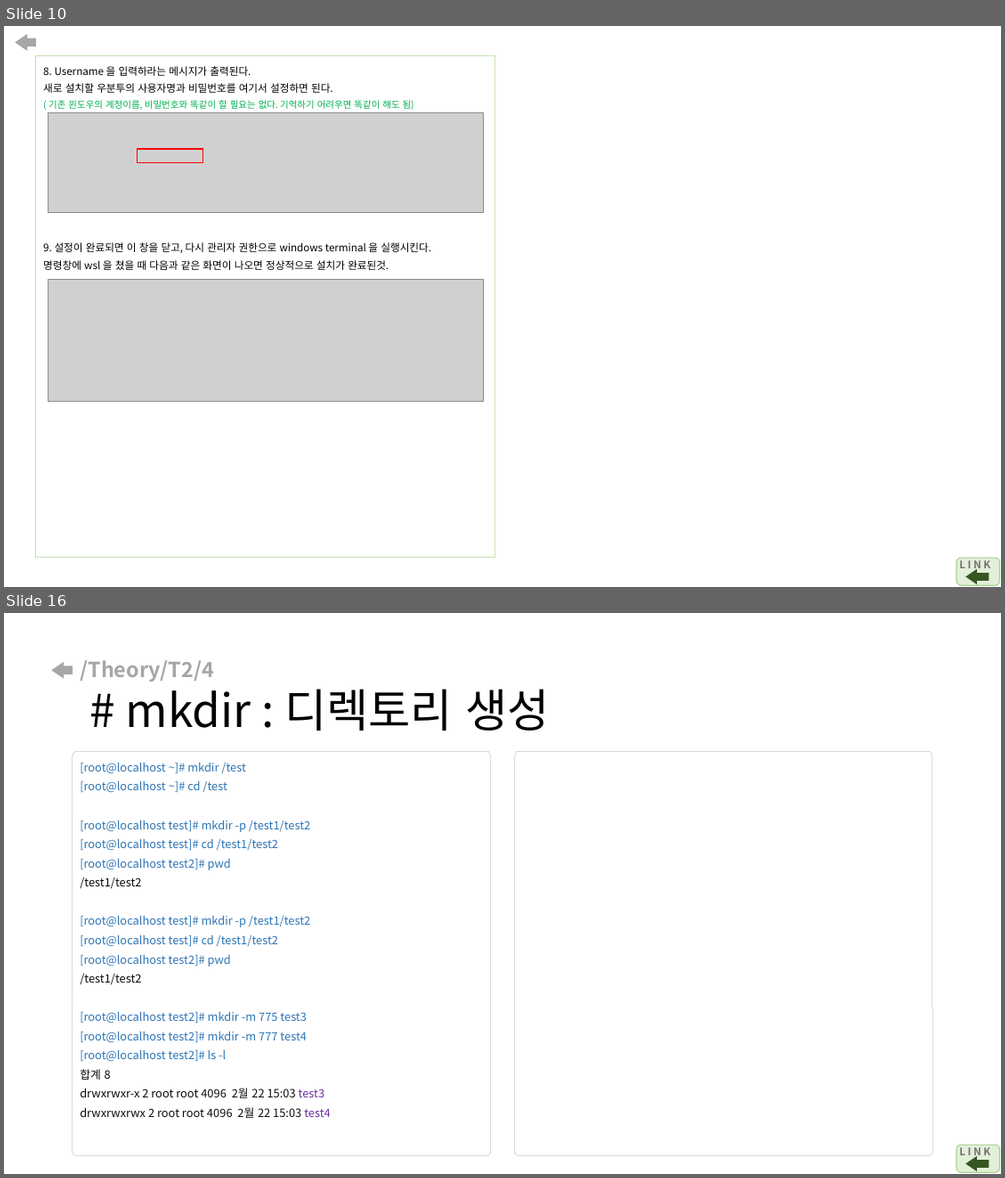
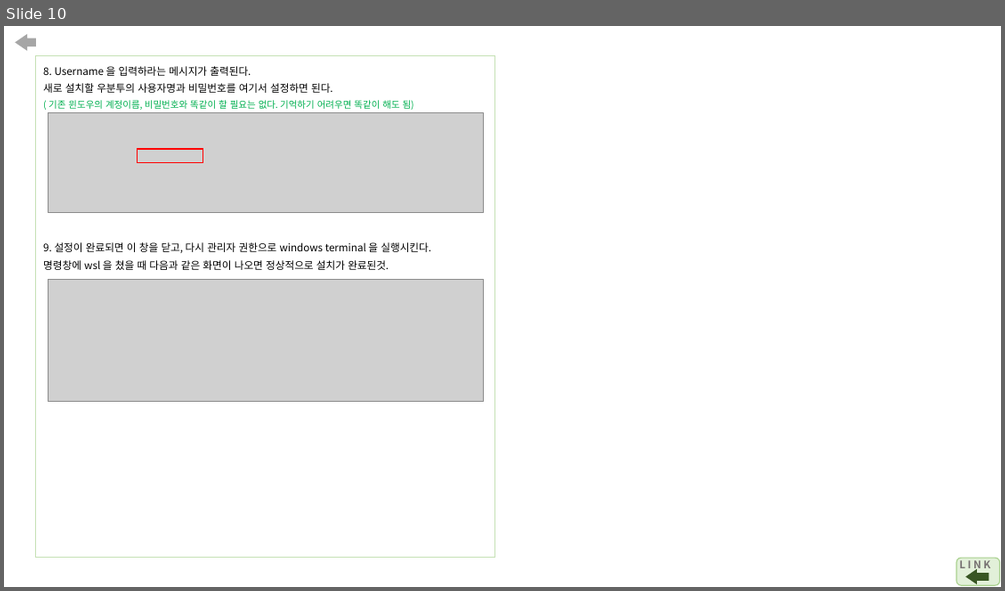
Before and after one commit to arizona95/CyberTraining, a slide deck: Lecture/student_class_ppt_21_2/국방사이버보안 과제.pptx. Shown one above the other, each under a label of ours: slides 10 and 16 before the commit, slide 10 after it; the slides between them are not shown. The pictures are 1005x1178 and 1005x591 pixels, drawn with LibreOffice and Linux fonts; fonts in the diff are those of the drawing; grey boxes stand for pictures. Boxes give left, top, right and bottom in pixels: in the first picture for what was removed or moved away, otherwise in the second. Text is boxed around its words. In the diff, an @@ line names an element or a change of style, - is before the commit and + after.

```diff
--- a/Lecture/student_class_ppt_21_2/국방사이버보안 과제.pptx
+++ b/Lecture/student_class_ppt_21_2/국방사이버보안 과제.pptx
@@ slide 16 removed at (4, 613, 1001, 1174), background #FFFFFF @@
@@ right arrow removed at (51, 662, 72, 679) @@
@@ title removed at (80, 660, 549, 730) @@
-/Theory/T2/4
-# mkdir : 디렉토리 생성
@@ rounded rectangle removed at (73, 751, 491, 1155) @@
@@ text removed at (80, 762, 330, 1118) @@
-[root@localhost ~]# mkdir /test
-[root@localhost ~]# cd /test
-[root@localhost test]# mkdir -p /test1/test2
-[root@localhost test]# cd /test1/test2
-[root@localhost test2]# pwd
-/test1/test2
-[root@localhost test]# mkdir -p /test1/test2
-[root@localhost test]# cd /test1/test2
-[root@localhost test2]# pwd
-/test1/test2
-[root@localhost test2]# mkdir -m 775 test3
-[root@localhost test2]# mkdir -m 777 test4
-[root@localhost test2]# ls -l
-합계 8
-drwxrwxr-x 2 root root 4096 2월 22 15:03 test3
-drwxrwxrwx 2 root root 4096 2월 22 15:03 test4
@@ rounded rectangle removed at (515, 751, 933, 1155) @@
@@ rounded rectangle removed at (956, 1144, 1000, 1172) @@
@@ text removed at (959, 1144, 990, 1159) @@
-L I N K
@@ right arrow removed at (966, 1156, 989, 1171) @@
```
Also in this commit, not shown: 2 slides changed, 7 slides added, 21 other slides removed.
